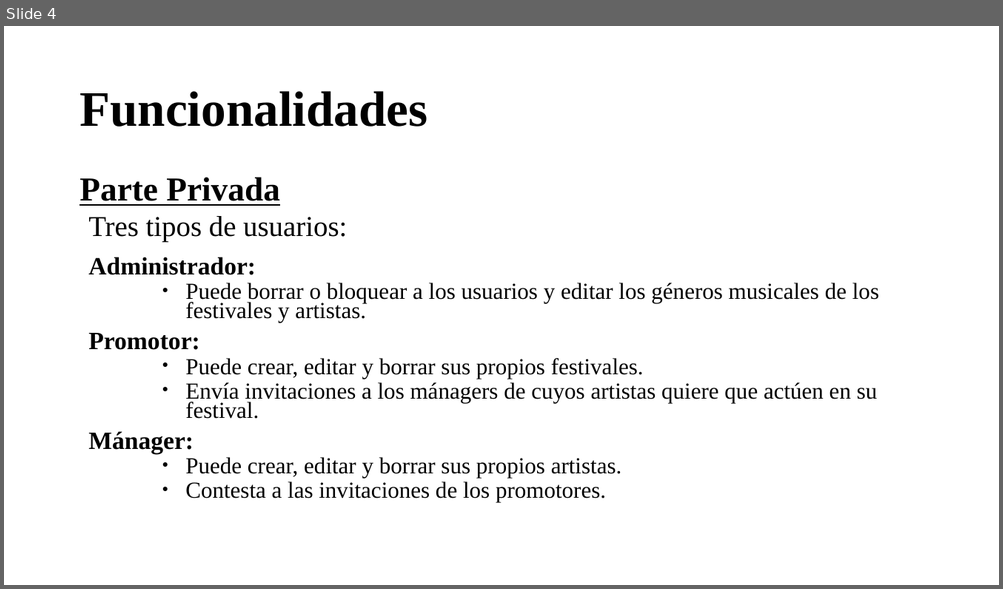
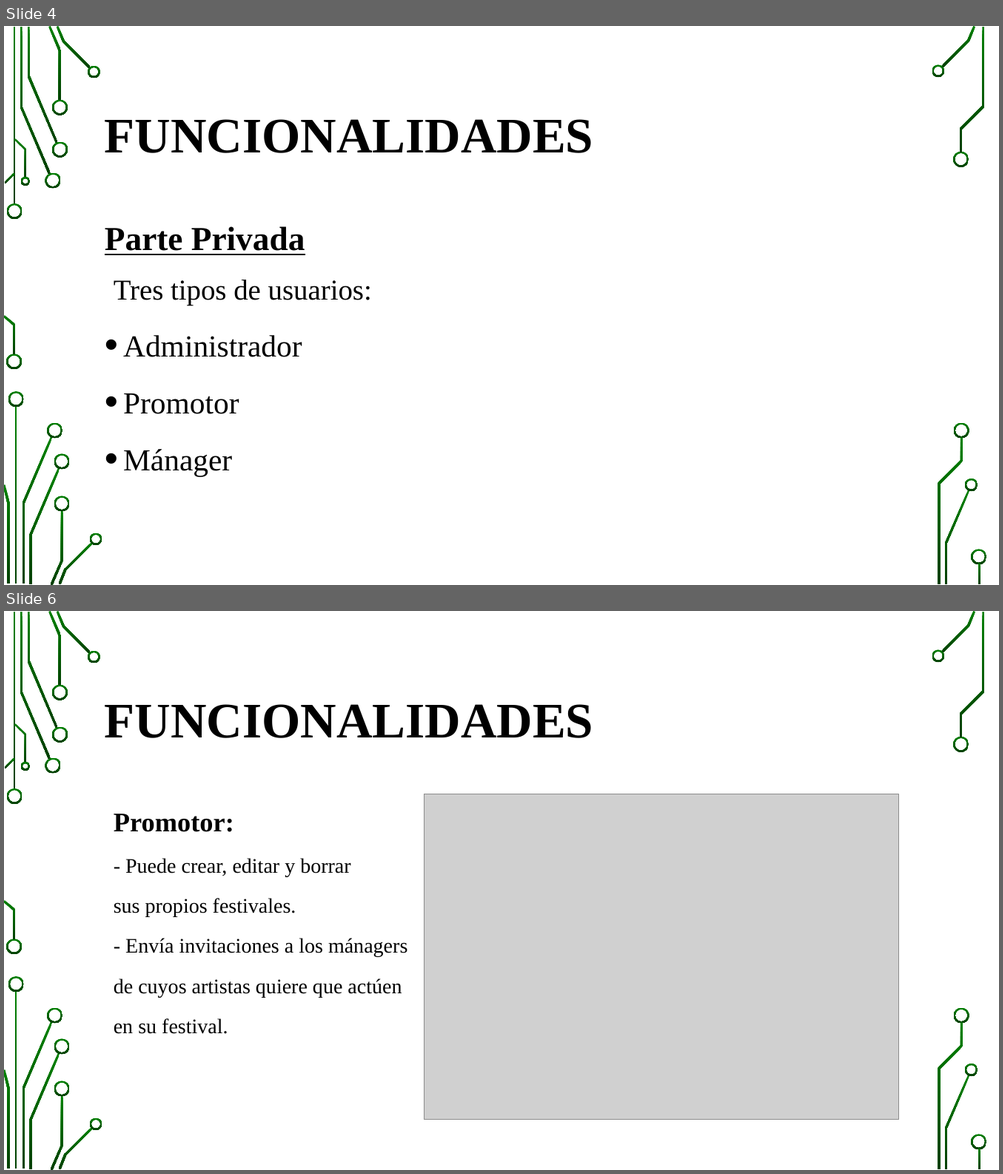
Before and after one commit to pavel-kalmykov-razgovorov/awiten-fests, a slide deck: doc/Presentación AWITEN FESTS.pptx. Shown one above the other, each under a label of ours: slide 4 before the commit, slides 4 and 6 after it; the slides between them are not shown. The pictures are 1003x589 and 1003x1174 pixels, drawn with LibreOffice and Linux fonts; fonts in the diff are those of the drawing; grey boxes stand for pictures; background and template pictures are left out. Boxes give left, top, right and bottom in pixels: in the first picture for what was removed or moved away, otherwise in the second. Text is boxed around its words. In the diff, an @@ line names an element or a change of style, - is before the commit and + after.

```diff
--- a/doc/Presentación AWITEN FESTS.pptx
+++ b/doc/Presentación AWITEN FESTS.pptx
@@ slide 6 added at [4, 611, 999, 1170], background picture (left out); not listed: 36 template elements that a slide beside it also shows @@
@@ title added at [105, 704, 593, 738], 48 pt, text #000000, bold @@
+FUNCIONALIDADES
@@ picture added at [424, 795, 899, 1120] @@
@@ text added at [114, 814, 407, 1034], 20 pt, text #000000 @@
+Promotor:
+- Puede crear, editar y borrar
+sus propios festivales.
+- Envía invitaciones a los mánagers
+de cuyos artistas quiere que actúen
+en su festival.
@@ slide 4 changed as well @@
@@ title at [105, 119, 593, 153]: text changed @@
-Funcionalidades
+FUNCIONALIDADES
@@ text "Parte Privada": place and size @@
-text "Parte Privada" at [79, 177, 879, 503]
+text "Parte Privada" at [105, 227, 372, 477]
@@ text at [105, 227, 372, 306]: line spacing 0.7 to 1.1 @@
@@ text at [123, 335, 302, 477]: text changed; size 22.2 to 29.6 pt @@
-Administrador:
-    ● Puede borrar o bloquear a los usuarios y editar los géneros musicales de los festivales y artistas.
-Promotor:
-    ● Puede crear, editar y borrar sus propios festivales.
-    ● Envía invitaciones a los mánagers de cuyos artistas quiere que actúen en su festival.
-Mánager:
-    ● Puede crear, editar y borrar sus propios artistas.
-    ● Contesta a las invitaciones de los promotores.
+• Administrador
+• Promotor
+• Mánager
@@ group added at [4, 26, 987, 585]: 33 freeform shapes, 3 rectangles @@
```
Also in this commit, not shown: 4 other slides changed, 3 other slides added, 1 slide removed.
